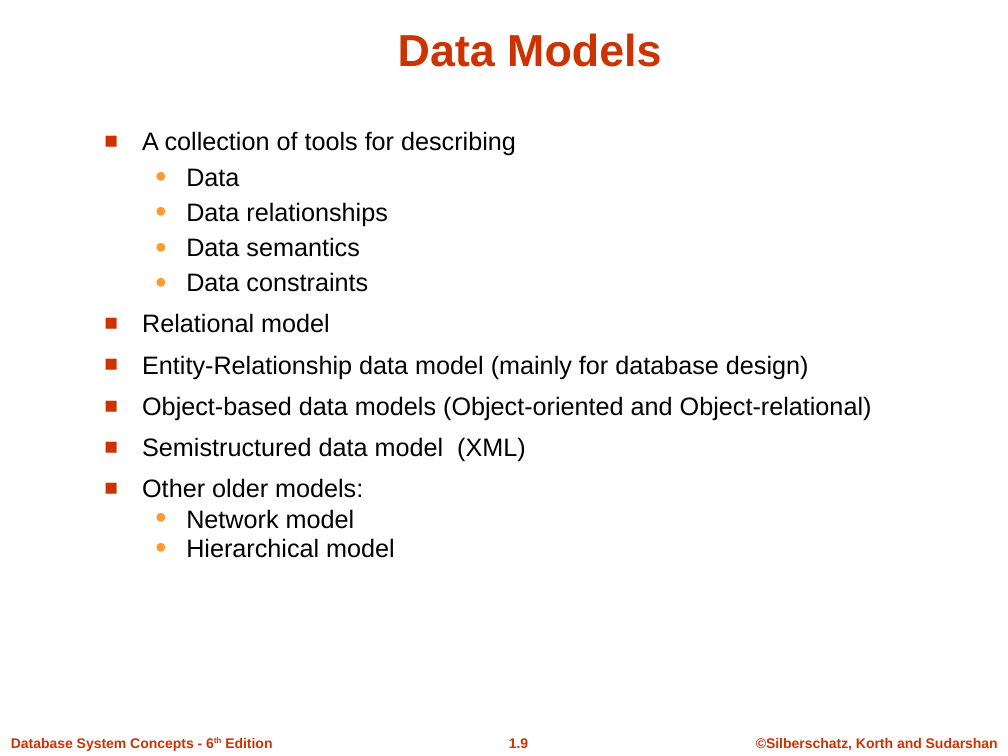
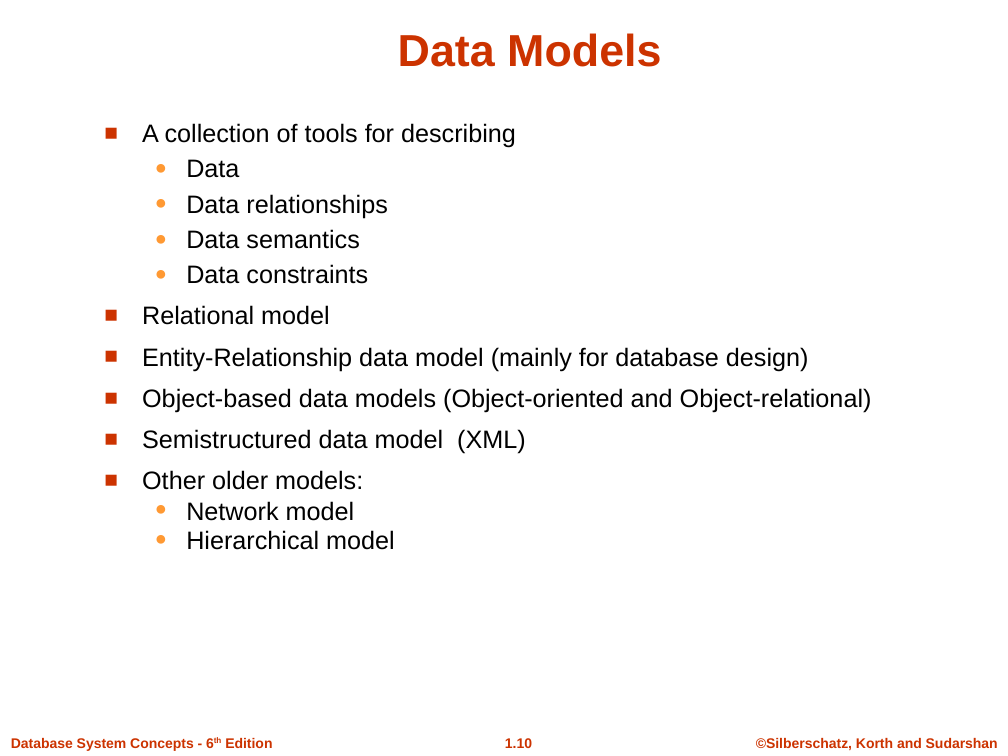
Before and after one commit to Sumonta056/SUST-Autorickshaw-Management-System, a slide deck: slide 10 of Theory/Learning Theory Of Databases/Slides/ch1.ppt (slide 9 before the commit). Drawn at 1008x756 pixels with LibreOffice and Linux fonts; fonts in the diff are those of the drawing; background and template pictures are left out. Boxes give left, top, right and bottom in pixels: in the first picture for what was removed or moved away, otherwise in the second. Text is boxed around its words. In the diff, an @@ line names an element or a change of style, - is before the commit and + after.

```diff
--- a/Theory/Learning Theory Of Databases/Slides/ch1.ppt
+++ b/Theory/Learning Theory Of Databases/Slides/ch1.ppt
@@ text "A collection of tools for ..." moved from (x1=142, y1=131, x2=872, y2=558) to (x1=142, y1=123, x2=872, y2=550) @@
@@ page number at (x1=505, y1=738, x2=532, y2=748): text changed @@
-1.9
+1.10
```
Also in this commit, not shown: 17 other slides changed, 4 slides added, 5 slides removed, 11 other files.
